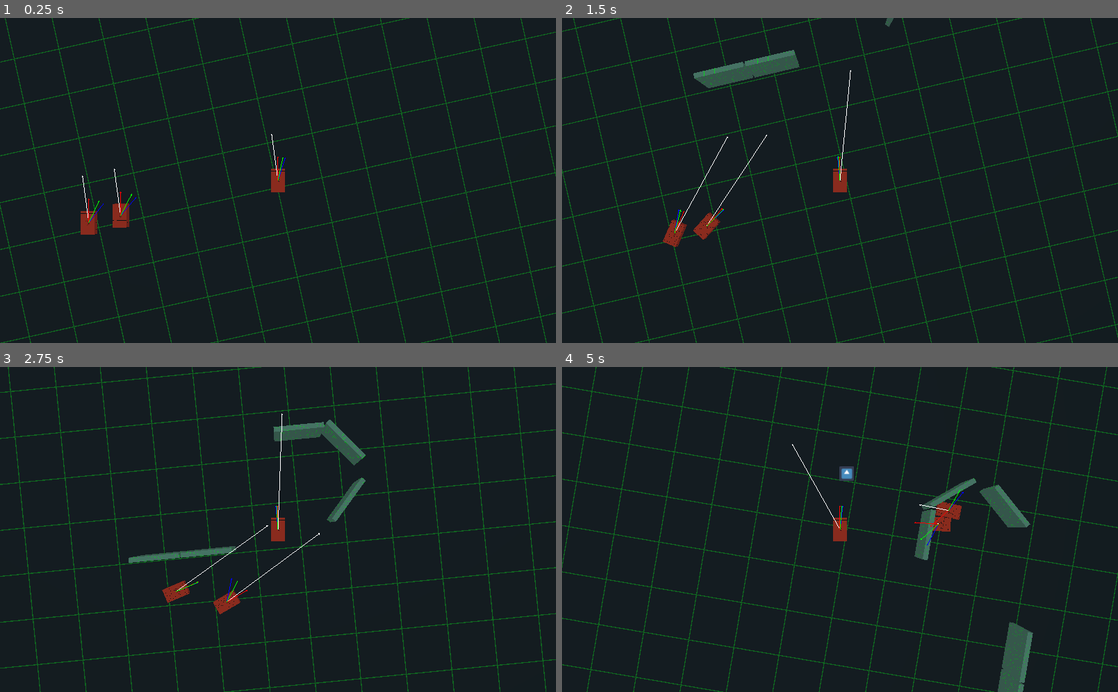
Above: before the commit, frames 1-4 (two rows, left to right).
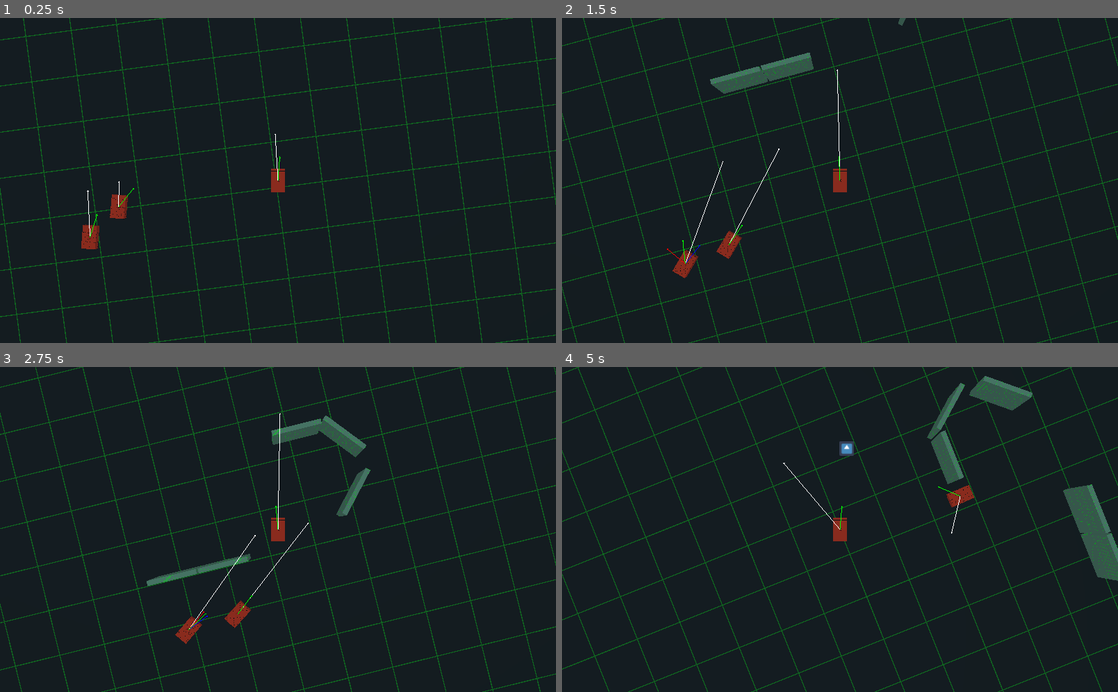
Above: after the commit, the same moments.

Repository: Kromey/spectre
Game: Godot game, scene res://TestScene.tscn
Two runs of this game, one before a commit and one after it. Both use one fixed random seed, a clock stepped at 60 frames per second and the inputs below. This scene is started directly instead of the project's main scene. The engine's default icon, where the game draws it, is replaced by a stand-in: a white triangle on a blue panel in a dark square.
Inputs:
- Up to frame 1 (0.25 s): no input
- Up to frame 2 (1.5 s): hold D (movement_right) 0.53-1.28 s; hold Space (action_shoot) 0.53-1.28 s; hold S (movement_backward) from 1.28 s (still down); tap Space (action_shoot) at 1.35 s
- Up to frame 3 (2.75 s): release S (movement_backward) at 2.03 s; hold D (movement_right) from 2.03 s (still down); hold Space (action_shoot) from 2.03 s (still down)
- Up to frame 4 (5 s): release D (movement_right) at 2.78 s; release Space (action_shoot) at 2.78 s; hold W (movement_forward) 2.78-3.53 s; tap Space (action_shoot) at 2.85, 4.35 s; hold Space (action_shoot) 3.53-4.28 s; hold A (movement_left) from 3.53 s (still down)

The runs differ from the first frame. In frame 1, 8.2% of the frame differs, in the area x 0-100%, y 0-100%; in frame 2, 9.8%; in frame 3, 10%; in frame 4, 13%.

Commit message:
Improve "bumper": Now zero unless there is a hazard

Diff:
--- a/TestScene.tscn
+++ b/TestScene.tscn
@@ -61,7 +61,7 @@
 transform = Transform( 1, 0, 0, 0, -4.37114e-08, 1, 0, -1, -4.37114e-08, 0, 10, 0 )
 
 [node name="AITank3" parent="." instance=ExtResource( 1 )]
-transform = Transform( 1, 0, 0, 0, 1, 0, 0, 0, 1, -8.22764, 0.15, 0 )
+transform = Transform( 1, 0, 0, 0, 1, 0, 0, 0, 1, -8.22764, 0.15, 1.34822 )
 MAX_AMMO = 0.0
 
 [node name="Camera" type="Camera" parent="AITank3"]
--- a/tanks/TankNavigation.gd
+++ b/tanks/TankNavigation.gd
@@ -12,7 +12,7 @@
 	var intent = get_intent(target)
 	var bumper = get_bumper()
 
-	return (intent + bumper * 0.5).normalized()
+	return (intent + bumper).normalized()
 
 func get_intent(target):
 	var target_direction = _me.translation.direction_to(target.translation)
@@ -24,9 +24,10 @@
 		return target_direction
 
 	var intended = target.translation - _me.translation
+	var angle_step = PI / 150
 	for i in 150:
-		var vec1 = intended.rotated(Vector3.UP, 0.1 * i)
-		var vec2 = intended.rotated(Vector3.UP, -0.1 * i)
+		var vec1 = intended.rotated(Vector3.UP, angle_step * i)
+		var vec2 = intended.rotated(Vector3.UP, -angle_step * i)
 
 		var obs1 = space.intersect_ray(_me.translation, _me.translation + vec1, [self, target])
 		var obs2 = space.intersect_ray(_me.translation, _me.translation + vec2, [self, target])
@@ -51,15 +52,19 @@
 	var forward = -_me.transform.basis.z
 	var space = _me.get_world().direct_space_state
 
-	var clear = forward
+	var hazard = Vector3.ZERO
 
 	for i in 2:
 		var bump1 = forward.rotated(Vector3.UP, (i + 1) * 0.2) * _lookahead
 		var bump2 = forward.rotated(Vector3.UP, (i + 1) * -0.2) * _lookahead
 
-		if space.intersect_ray(_me.translation, _me.translation + bump1, [self]).empty():
-			clear += bump1.rotated(Vector3.UP, 1)
-		if space.intersect_ray(_me.translation, _me.translation + bump2, [self]).empty():
-			clear += bump2.rotated(Vector3.UP, -1)
+		# If we see an obstacle, add our counterpart, rotated by an extra radian for extra "oomph"
+		if !space.intersect_ray(_me.translation, _me.translation + bump1, [self]).empty():
+			hazard += bump2.rotated(Vector3.UP, -1)
+		if !space.intersect_ray(_me.translation, _me.translation + bump2, [self]).empty():
+			hazard += bump1.rotated(Vector3.UP, 1)
 
-	return clear.normalized()
+	if hazard.length() > 0:
+		return hazard.normalized()
+	else:
+		return Vector3.ZERO
